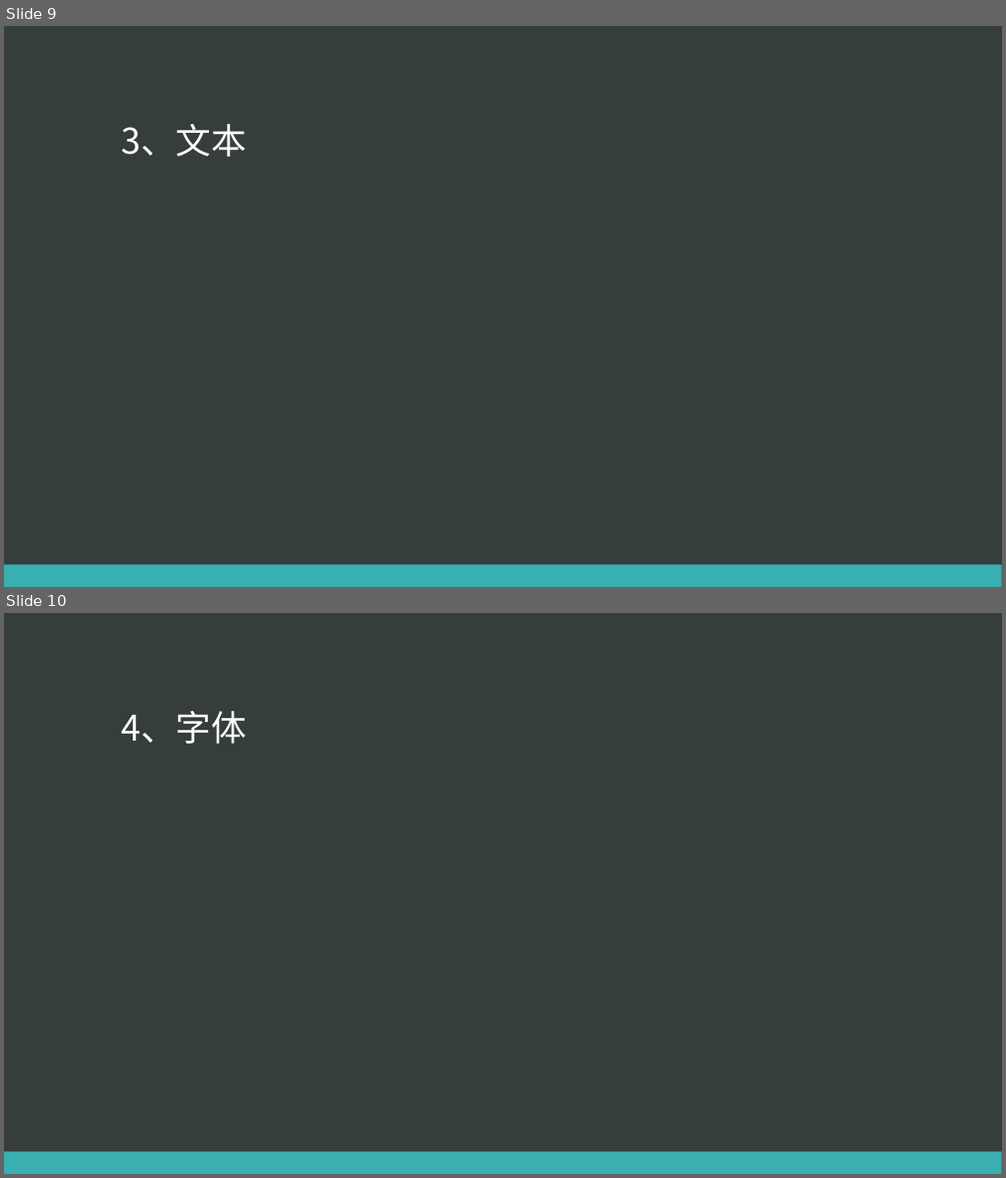
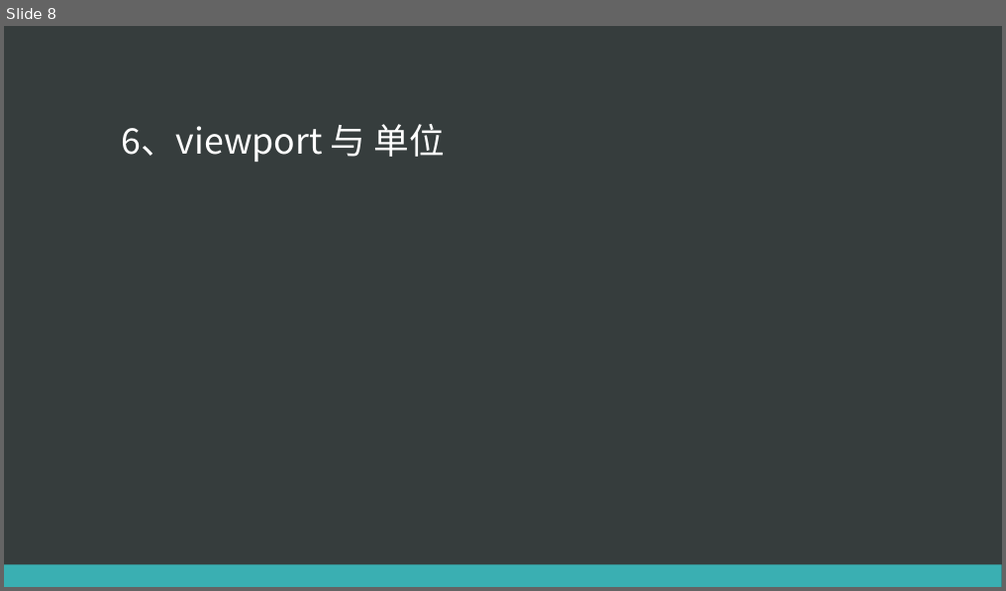
Before and after one commit to eventao/courseware, a slide deck: ppt/css3/css3-1.pptx. Shown one above the other, each under a label of ours: slides 9 and 10 before the commit, slide 8 after it. The pictures are 1006x1178 and 1006x591 pixels, drawn with LibreOffice and Linux fonts; fonts in the diff are those of the drawing. Boxes give left, top, right and bottom in pixels: in the first picture for what was removed or moved away, otherwise in the second. Text is boxed around its words. In the diff, an @@ line names an element or a change of style, - is before the commit and + after.

```diff
--- a/ppt/css3/css3-1.pptx
+++ b/ppt/css3/css3-1.pptx
@@ slide 10 removed at (4, 613, 1002, 1174), background #363D3D; not listed: 1 template element that a slide beside it also shows @@
@@ title removed at (121, 711, 247, 744) @@
-4、字体
@@ what was slide 9 is now slide 8 @@
@@ slide 8 changed as well @@
@@ title at (121, 124, 444, 162): text changed @@
-3、文本
+6、viewport 与 单位
```
Also in this commit, not shown: 5 other slides changed, 3 slides added, 3 other slides removed.
